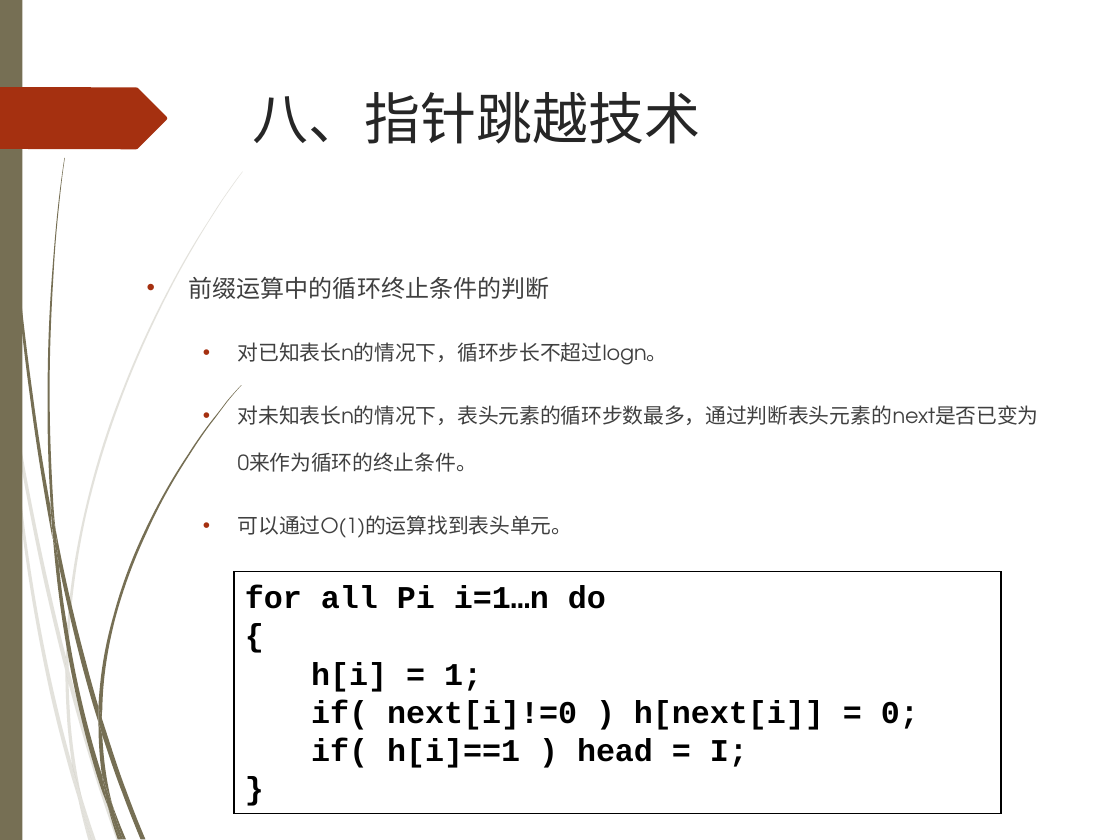
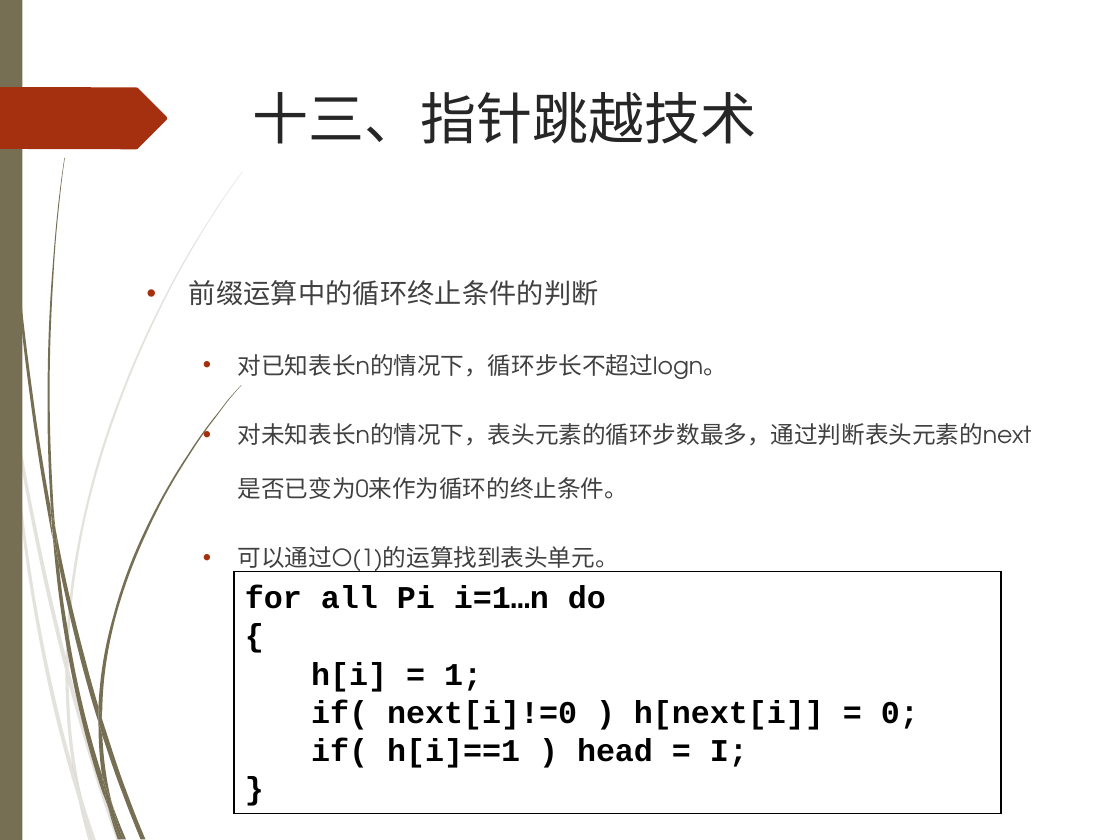
Before and after one commit to TeacherPeng/Parallel, a slide deck: slide 73 of 教案/并行算法.pptx (slide 42 before the commit). Drawn at 1120x840 pixels with LibreOffice and Linux fonts; fonts in the diff are those of the drawing; background and template pictures are left out. Boxes give left, top, right and bottom in pixels: in the first picture for what was removed or moved away, otherwise in the second. Text is boxed around its words. In the diff, an @@ line names an element or a change of style, - is before the commit and + after.

```diff
--- a/教案/并行算法.pptx
+++ b/教案/并行算法.pptx
@@ title at (x1=253, y1=92, x2=757, y2=144): text changed @@
-八、指针跳越技术
+十三、指针跳越技术
@@ text "前缀运算中的循环终止条件的判断" at (x1=189, y1=280, x2=1032, y2=572): size 12.1 to 13.8 pt in "前缀运算中的循环终止条件的判断"; size 10.4 to 11.9 pt in "对已知表长n的情况下，循环步长不超过logn。", "对未知表长n的情况下，表头元素的循环步数最多，通过判断表头元素的next是否已变为0来作为循环的终止条件。", "可以通过O(1)的运算找到表头单元。" @@
```
Also in this commit, not shown: 57 other slides changed.
